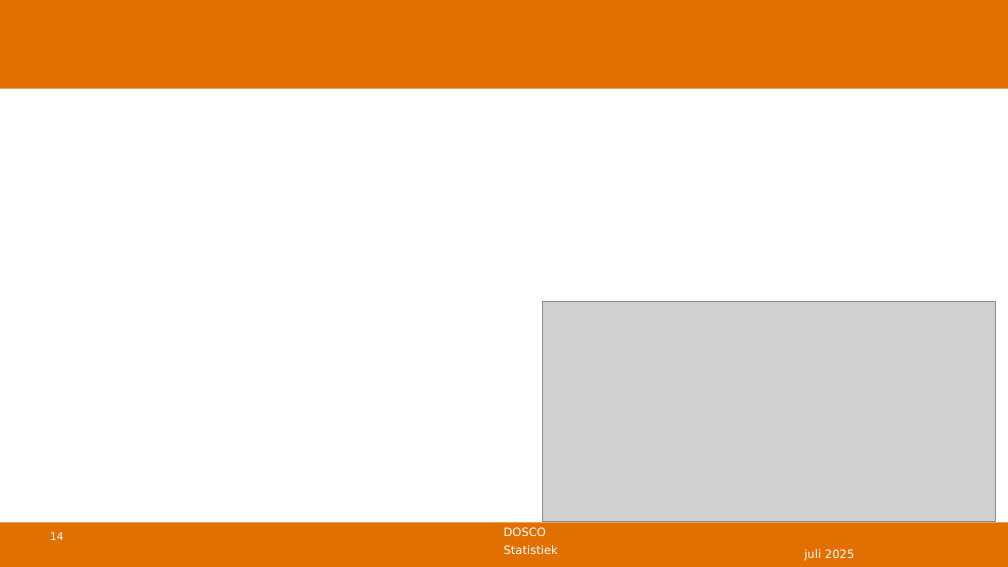
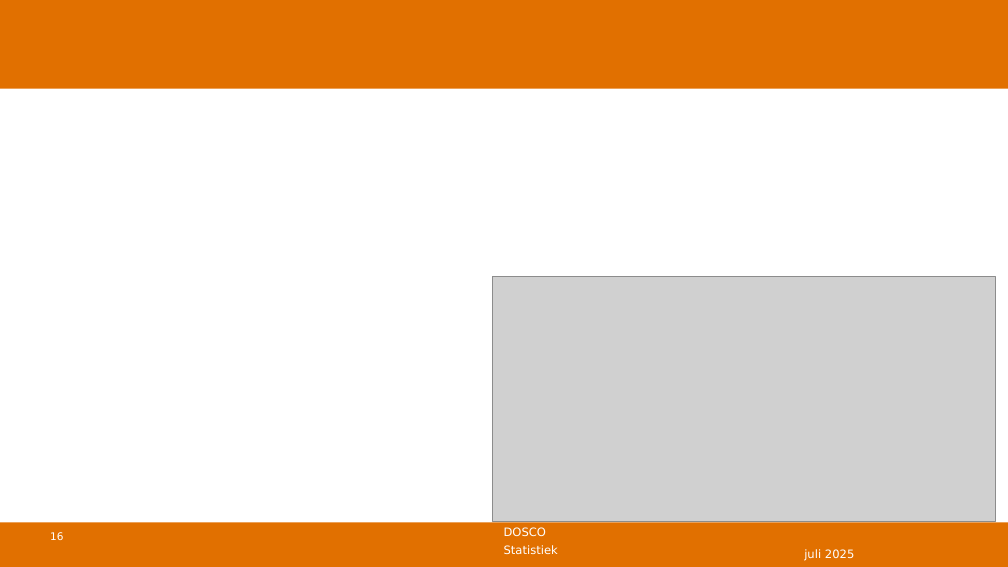
Before and after one commit to DBlom96/Statistiek, a slide deck: slide 16 of Danny/Onderwijs/Statistiek/2024-2025/Slides/Nieuwe slides/Statistiek 2024-2025 -- college 10 -- chikwadraat.pptx (slide 14 before the commit). Drawn at 1008x567 pixels with LibreOffice and Linux fonts; fonts in the diff are those of the drawing; grey boxes stand for pictures; background and template pictures are left out. Boxes give left, top, right and bottom in pixels: in the first picture for what was removed or moved away, otherwise in the second. Text is boxed around its words. In the diff, an @@ line names an element or a change of style, - is before the commit and + after.

```diff
--- a/Danny/Onderwijs/Statistiek/2024-2025/Slides/Nieuwe slides/Statistiek 2024-2025 -- college 10 -- chikwadraat.pptx
+++ b/Danny/Onderwijs/Statistiek/2024-2025/Slides/Nieuwe slides/Statistiek 2024-2025 -- college 10 -- chikwadraat.pptx
@@ picture resized from (x1=543, y1=302, x2=995, y2=522) to (x1=492, y1=277, x2=995, y2=521) @@
@@ page number at (x1=50, y1=532, x2=63, y2=540): text changed @@
-14
+16
```
Also in this commit, not shown: 10 other slides changed, 2 slides added, 1 slide removed, 8 other files.
